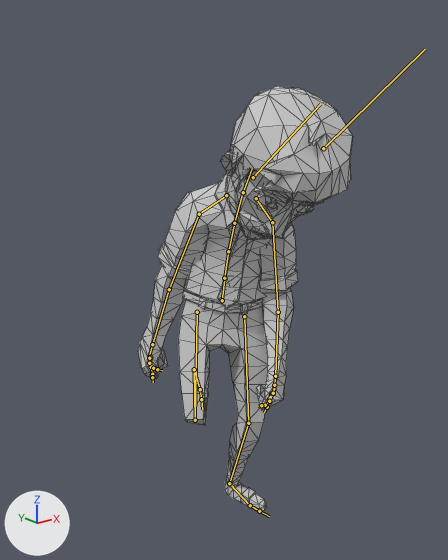
One commit to the FBX model Assets/TopDownEngine/Demos/Arts/Character/Investigator/Animations/Sad Idle.fbx: the scene before it, then after it.
Camera for both pictures: a 50 mm lens placed at (-1.098, -1.516, 1.443), pointed at (0.034, -0.102, 0.877). The axes (+X, +Y, +Z) are drawn at lower left. The lights are the same throughout. Both versions are drawn at frame 29 of the action 'mixamo.com'; the numbers are the values there. The bones that bend it are drawn over the model as lines. Mesh edges are drawn as thin lines.

In view in the first picture: '1'.
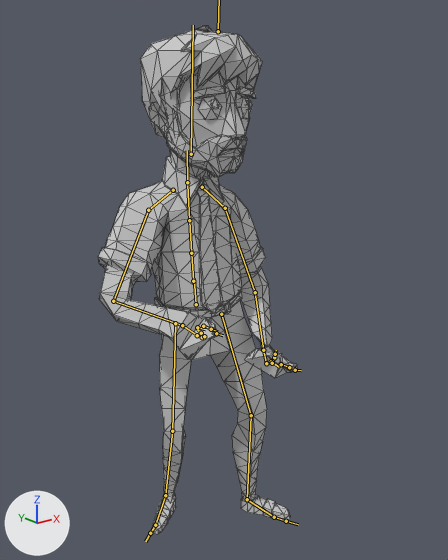
Pixel boxes (x1, y1, x2, y2) of what changed, in the pictures (448 x 560 px):
'1', posed (7% narrower, 20% taller)
    before: (138, 86, 353, 510)
    after: (98, 26, 297, 534)
bone 'mixamorig:Hips', root to tip
    before: (222, 300) to (225, 275)
    after: (196, 304) to (194, 278)
bone 'mixamorig:Spine', root to tip
    before: (224, 278) to (228, 251)
    after: (193, 281) to (191, 253)
bone 'mixamorig:Spine1', root to tip
    before: (228, 251) to (234, 223)
    after: (191, 253) to (189, 220)
bone 'mixamorig:Spine2', root to tip
    before: (234, 223) to (242, 193)
    after: (189, 220) to (187, 184)
bone 'mixamorig:Neck', root to tip
    before: (243, 192) to (252, 168)
    after: (187, 182) to (187, 150)
bone 'mixamorig:Head', root to tip
    before: (253, 177) to (320, 104)
    after: (191, 154) to (193, 25)
bone 'mixamorig:LeftShoulder', root to tip
    before: (256, 198) to (272, 222)
    after: (202, 187) to (225, 208)
bone 'mixamorig:LeftArm', root to tip
    before: (272, 222) to (278, 312)
    after: (225, 208) to (255, 292)
bone 'mixamorig:LeftForeArm', root to tip
    before: (278, 312) to (275, 376)
    after: (255, 292) to (263, 350)
bone 'mixamorig:LeftHand', root to tip
    before: (275, 376) to (273, 391)
    after: (263, 350) to (266, 362)
bone 'mixamorig:LeftHandThumb1', root to tip
    before: (274, 385) to (274, 395)
    after: (271, 361) to (279, 367)
bone 'mixamorig:LeftHandThumb2', root to tip
    before: (272, 393) to (267, 400)
    after: (281, 364) to (289, 367)
bone 'mixamorig:LeftHandThumb3', root to tip
    before: (268, 401) to (265, 406)
    after: (289, 367) to (295, 368)
bone 'mixamorig:LeftHandIndex1', root to tip
    before: (273, 393) to (269, 401)
    after: (266, 363) to (272, 363)
bone 'mixamorig:LeftHandIndex2', root to tip
    before: (269, 401) to (265, 405)
    after: (272, 363) to (274, 357)
bone 'mixamorig:RightShoulder', root to tip
    before: (226, 195) to (199, 214)
    after: (173, 190) to (148, 210)
bone 'mixamorig:RightArm', root to tip
    before: (199, 214) to (169, 289)
    after: (148, 210) to (113, 301)
bone 'mixamorig:RightForeArm', root to tip
    before: (169, 289) to (152, 344)
    after: (113, 301) to (182, 325)
bone 'mixamorig:RightHand', root to tip
    before: (152, 344) to (149, 356)
    after: (182, 325) to (196, 334)
bone 'mixamorig:RightHandThumb1', root to tip
    before: (150, 357) to (150, 366)
    after: (197, 327) to (205, 329)
bone 'mixamorig:RightHandThumb2', root to tip
    before: (151, 367) to (152, 374)
    after: (203, 326) to (210, 328)
bone 'mixamorig:RightHandThumb3', root to tip
    before: (152, 374) to (153, 379)
    after: (211, 329) to (217, 331)
bone 'mixamorig:RightHandIndex2', root to tip
    before: (149, 363) to (153, 367)
    after: (202, 337) to (203, 337)
bone 'mixamorig:RightHandIndex3', root to tip
    before: (153, 368) to (157, 369)
    after: (204, 336) to (201, 333)
bone 'mixamorig:LeftUpLeg', root to tip
    before: (244, 316) to (248, 423)
    after: (221, 314) to (251, 415)
bone 'mixamorig:LeftLeg', root to tip
    before: (248, 423) to (229, 483)
    after: (251, 415) to (247, 499)
bone 'mixamorig:LeftFoot', root to tip
    before: (229, 483) to (250, 505)
    after: (247, 499) to (274, 517)
bone 'mixamorig:RightUpLeg', root to tip
    before: (197, 312) to (195, 420)
    after: (175, 323) to (172, 431)
bone 'mixamorig:RightLeg', root to tip
    before: (195, 420) to (194, 369)
    after: (172, 431) to (165, 495)
bone 'mixamorig:RightFoot', root to tip
    before: (194, 369) to (200, 389)
    after: (165, 495) to (155, 525)

The edits, one by one:
Bone 'mixamorig:Hips' (bone_mixamorig_hips) moves from (75.4, -81.3, 20.1) to (77.0, -80.0, 8.4).
Bone 'mixamorig:Hips' (bone_mixamorig_hips) turns from (-17, -123, -76) to (7, -102, -100) degrees about its own x, y and z.
Bone 'mixamorig:Spine' (bone_mixamorig_spine) turns from (10, 3, 0) to (3, -1, -1) degrees about its own x, y and z.
Bone 'mixamorig:Spine1' (bone_mixamorig_spine1) turns from (11, 1, 0) to (1, 0, 0) degrees about its own x, y and z.
Bone 'mixamorig:Spine2' (bone_mixamorig_spine2) turns from (11, 1, 0) to (2, 0, 0) degrees about its own x, y and z.
Bone 'mixamorig:Neck' (bone_mixamorig_neck) turns from (7, 2, -1) to (1, 1, 1) degrees about its own x, y and z.
Bone 'mixamorig:Head' (bone_mixamorig_head) turns from (14, 6, -9) to (-1, 11, -3) degrees about its own x, y and z.
Bone 'mixamorig:LeftShoulder' (bone_mixamorig_leftshoulder) turns from (24, -2, 9) to (23, 5, 10) degrees about its own x, y and z.
Bone 'mixamorig:LeftArm' (bone_mixamorig_leftarm) turns from (44, -9, 23) to (49, 10, 16) degrees about its own x, y and z.
Bone 'mixamorig:LeftForeArm' (bone_mixamorig_leftforearm) turns from (-1, 1, 17) to (1, 1, 39) degrees about its own x, y and z.
Bone 'mixamorig:LeftHand' (bone_mixamorig_lefthand) turns from (-9, -12, 11) to (21, -149, 7) degrees about its own x, y and z.
Bone 'mixamorig:LeftHandThumb1' (bone_mixamorig_lefthandthumb1) turns from (-5, 43, -11) to (33, 34, 34) degrees about its own x, y and z.
Bone 'mixamorig:LeftHandThumb2' (bone_mixamorig_lefthandthumb2) turns from (-11, 9, 18) to (-26, 7, 21) degrees about its own x, y and z.
Bone 'mixamorig:LeftHandThumb3' (bone_mixamorig_lefthandthumb3) turns from (-5, -6, -2) to (-15, 8, 25) degrees about its own x, y and z.
Bone 'mixamorig:LeftHandIndex1' (bone_mixamorig_lefthandindex1) turns from (-8, -3, -11) to (35, -4, -13) degrees about its own x, y and z.
Bone 'mixamorig:LeftHandIndex2' (bone_mixamorig_lefthandindex2) turns from (44, 1, -2) to (90, 7, -5) degrees about its own x, y and z.
Bone 'mixamorig:RightShoulder' (bone_mixamorig_rightshoulder) turns from (20, 2, -10) to (8, -6, -11) degrees about its own x, y and z.
Bone 'mixamorig:RightArm' (bone_mixamorig_rightarm) turns from (58, 3, 3) to (44, -18, -38) degrees about its own x, y and z.
Bone 'mixamorig:RightForeArm' (bone_mixamorig_rightforearm) turns from (-3, 0, -1) to (3, 0, -76) degrees about its own x, y and z.
Bone 'mixamorig:RightHand' (bone_mixamorig_righthand) turns from (-14, 4, 2) to (13, 32, 22) degrees about its own x, y and z.
Bone 'mixamorig:RightHandThumb1' (bone_mixamorig_righthandthumb1) turns from (10, -11, 0) to (74, -54, -62) degrees about its own x, y and z.
Bone 'mixamorig:RightHandThumb2' (bone_mixamorig_righthandthumb2) turns from (-16, 2, -4) to (-32, 7, 4) degrees about its own x, y and z.
Bone 'mixamorig:RightHandThumb3' (bone_mixamorig_righthandthumb3) turns from (-8, 0, 8) to (-24, 3, 19) degrees about its own x, y and z.
Bone 'mixamorig:RightHandIndex2' (bone_mixamorig_righthandindex2) turns from (1, 7, 26) to (12, 5, 27) degrees about its own x, y and z.
Bone 'mixamorig:RightHandIndex3' (bone_mixamorig_righthandindex3) turns from (54, -3, -5) to (88, -7, -5) degrees about its own x, y and z.
Bone 'mixamorig:LeftUpLeg' (bone_mixamorig_leftupleg) turns from (14, -12, 2) to (13, -12, 3) degrees about its own x, y and z.
Bone 'mixamorig:LeftLeg' (bone_mixamorig_leftleg) turns from (-29, 5, 2) to (-10, -9, 2) degrees about its own x, y and z.
Bone 'mixamorig:LeftFoot' (bone_mixamorig_leftfoot) turns from (10, -8, 17) to (-8, -3, 1) degrees about its own x, y and z.
Bone 'mixamorig:RightUpLeg' (bone_mixamorig_rightupleg) turns from (17, 7, 7) to (4, 14, -6) degrees about its own x, y and z.
Bone 'mixamorig:RightLeg' (bone_mixamorig_rightleg) turns from (-102, 0, 6) to (-18, 10, -4) degrees about its own x, y and z.
Bone 'mixamorig:RightFoot' (bone_mixamorig_rightfoot) turns from (-9, 4, 17) to (6, 7, 0) degrees about its own x, y and z.
